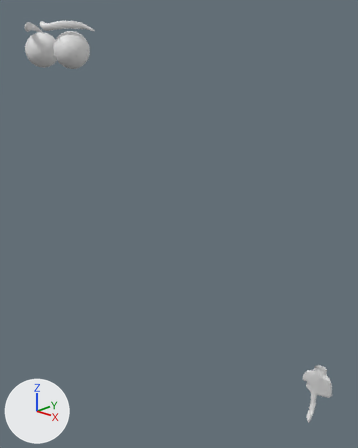
The Blender file mavis.blend as it was, and as the next commit left it.
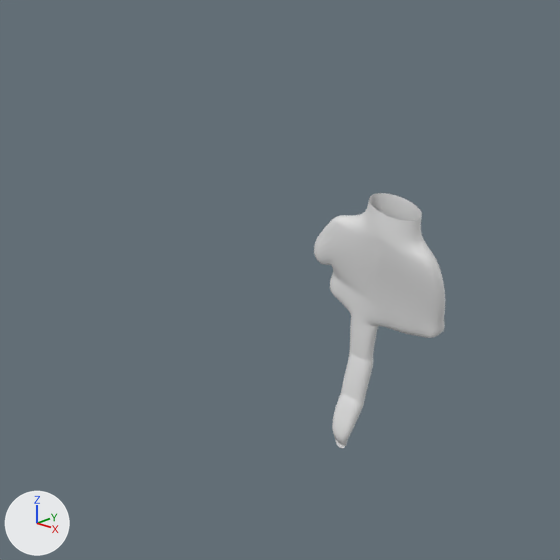
There are two pictures of each version: one whole from a camera (50 mm lens) standing at (1.38, -1.062, 2.49) and looking at (0.45, -0.064, 2.008), one close up on the part from 65% to 100% of the width and 72% to 100% of the height. Arrows for +X, +Y and +Z are at lower left; the lights stay in place.
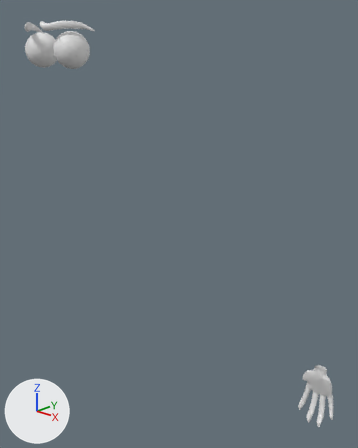
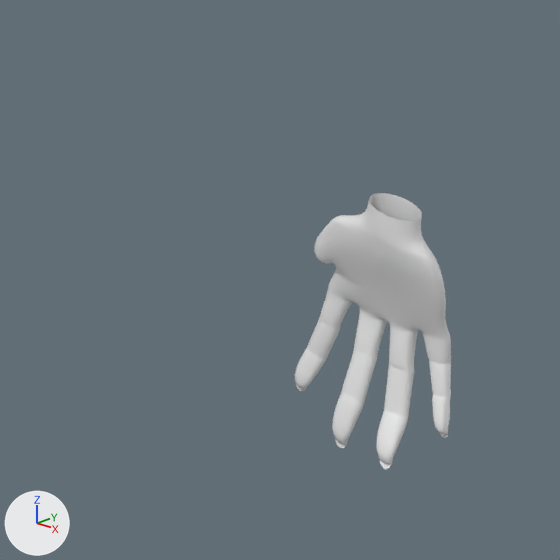
Location of each change, [x1, y1, x2, y2] in pixels of the close-ups (560 x 560 px):
'Cylinder', reshaped (19% wider, 9% taller)
    before: [314, 193, 445, 448]
    after: [295, 193, 451, 470]
part 1 of me_cylinder, built on
    before: [314, 247, 445, 401]
    after: [295, 247, 451, 470]

The change in detail:
me_cylinder is used by ob_cylinder; location (0.0, 0.0, 0.0).
me_cylinder had 248 vertices, 242 faces and spanned x 0.843..0.934, y -0.011..0.025, z 1.515..1.696.
me_cylinder now has 563 vertices, 557 faces and spans x 0.842..0.946, y -0.016..0.029, z 1.515..1.696.
me_cylinder part 1: 99 vertices moved from x 0.848..0.933, y -0.003..0.023, z 1.552..1.641 to x 0.848..0.935, y -0.002..0.029, z 1.552..1.641; 16 vertices removed from x 0.859..0.933, y 0.003..0.025, z 1.608..1.615; 331 vertices added at x 0.842..0.946, y -0.016..0.028, z 1.525..1.614.
